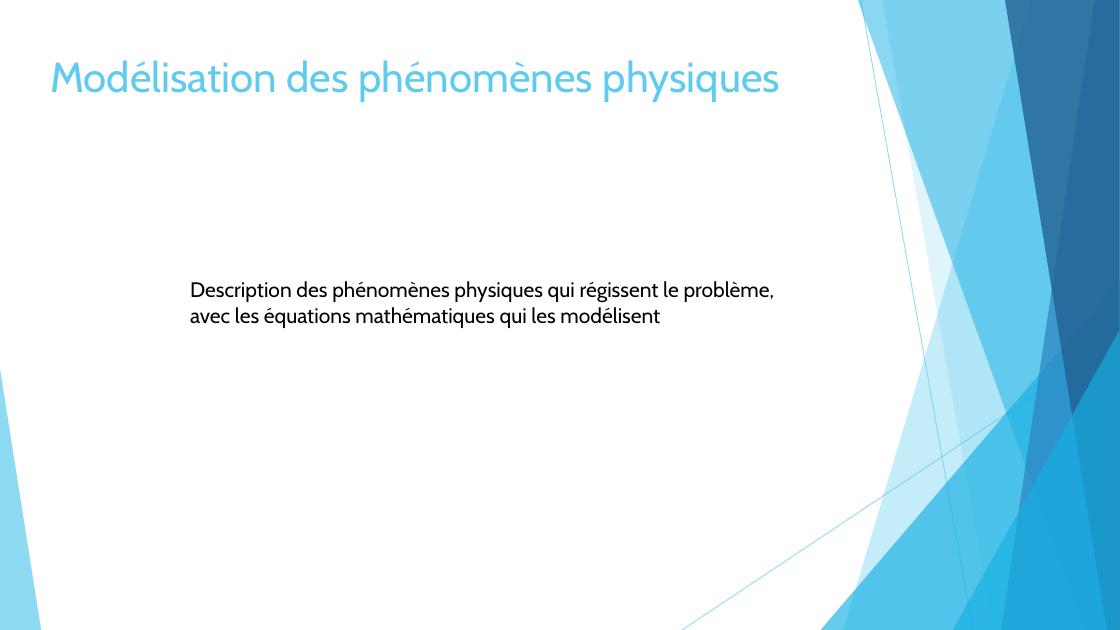
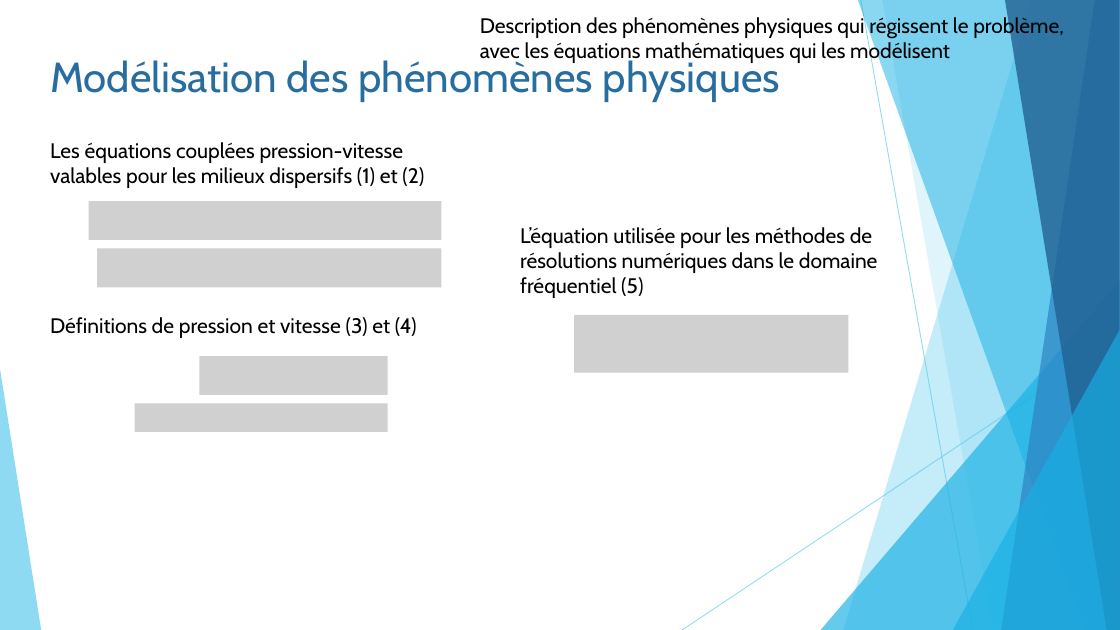
Before and after one commit to pierreluc-plt/ProjetSimulation, a slide deck: slide 3 of Oral/Présentation_Eq11.pptx. Drawn at 1120x630 pixels with LibreOffice and Linux fonts; fonts in the diff are those of the drawing; grey boxes stand for pictures. Boxes give left, top, right and bottom in pixels: in the first picture for what was removed or moved away, otherwise in the second. Text is boxed around its words. In the diff, an @@ line names an element or a change of style, - is before the commit and + after.

Commit message:
Update Présentation_Eq11.pptx
Création des diapos sur l'intro et  équation

```diff
--- a/Oral/Présentation_Eq11.pptx
+++ b/Oral/Présentation_Eq11.pptx
@@ text "Description des phénomènes physiques qui ...": place and size @@
-text "Description des phénomènes physiques qui ..." at [190,281,775,328]
+text "Description des phénomènes physiques qui ..." at [480,15,1064,64]
@@ text "Modélisation des phénomènes physiques" at [50,57,780,102]: text colour #5FCBEF to #286D9F @@
@@ text added at [50,142,424,188], 18 pt, text #000000 @@
+Les équations couplées pression-vitesse
+valables pour les milieux dispersifs (1) et (2)
@@ picture added at [89,201,442,239] @@
@@ text added at [520,227,878,298], 18 pt, text #000000 @@
+L’équation utilisée pour les méthodes de résolutions numériques dans le domaine fréquentiel (5)
@@ picture added at [97,249,442,287] @@
@@ text added at [50,317,417,338], 18 pt, text #000000 @@
+Définitions de pression et vitesse (3) et (4)
@@ picture added at [574,315,849,373] @@
@@ picture added at [199,356,387,395] @@
@@ picture added at [134,403,387,432] @@
```
Also in this commit, not shown: 10 other slides changed, 6 slides added.
